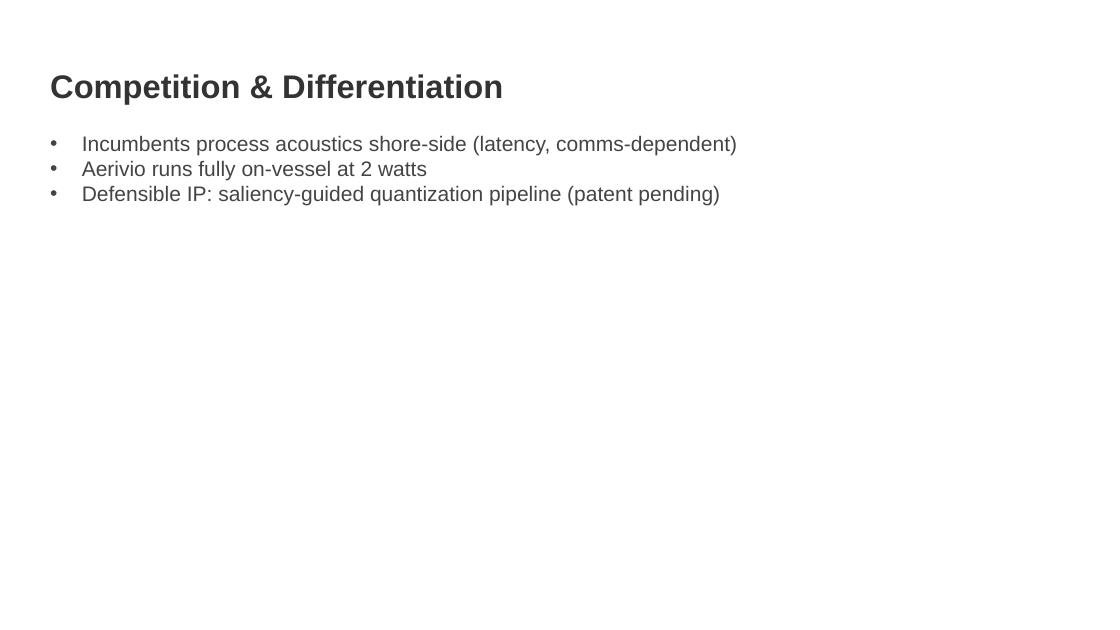
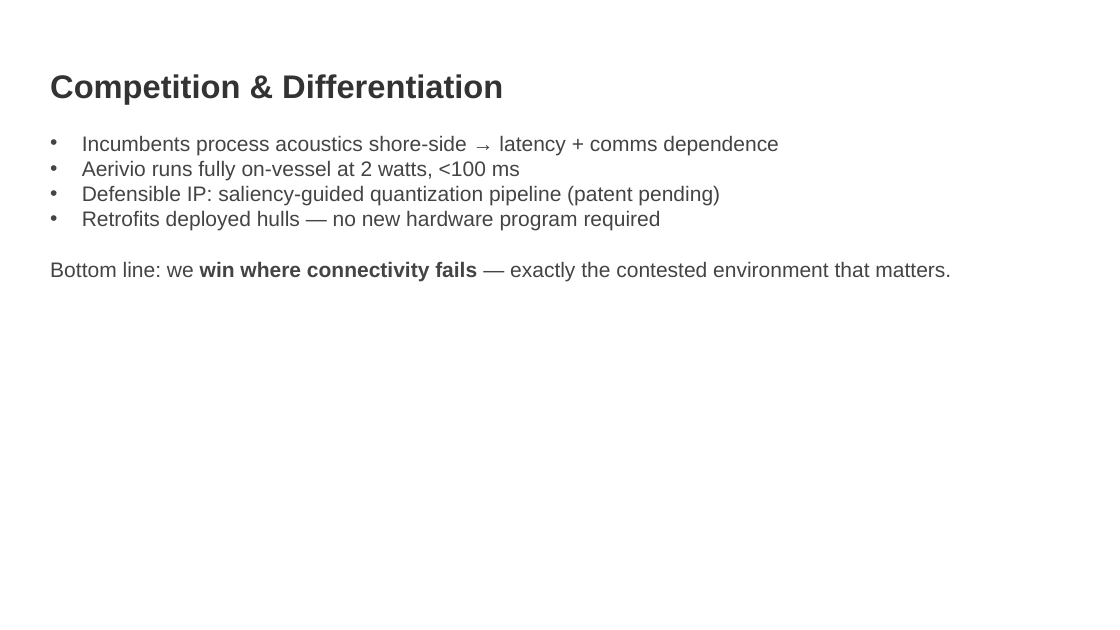
Before and after one commit to ubi-wagner/govwin, a slide deck: slide 3 of docs/sample-proposal/Aerivio_Commercialization.pptx. Drawn at 1120x630 pixels with LibreOffice and Linux fonts; fonts in the diff are those of the drawing. Boxes give left, top, right and bottom in pixels: in the first picture for what was removed or moved away, otherwise in the second. Text is boxed around its words. In the diff, an @@ line names an element or a change of style, - is before the commit and + after.

```diff
--- a/docs/sample-proposal/Aerivio_Commercialization.pptx
+++ b/docs/sample-proposal/Aerivio_Commercialization.pptx
@@ text at bbox=[82, 135, 779, 180]: text changed @@
-• Incumbents process acoustics shore-side (latency, comms-dependent)
-• Aerivio runs fully on-vessel at 2 watts
+• Incumbents process acoustics shore-side → latency + comms dependence
+• Aerivio runs fully on-vessel at 2 watts, <100 ms
@@ text at bbox=[82, 210, 661, 231]: paragraph added @@
+• Retrofits deployed hulls — no new hardware program required
@@ text added at bbox=[50, 261, 951, 281], 18 pt, text #444444 @@
+Bottom line: we win where connectivity fails — exactly the contested environment that matters.
```
Also in this commit, not shown: 4 other slides changed, 12 other files.
